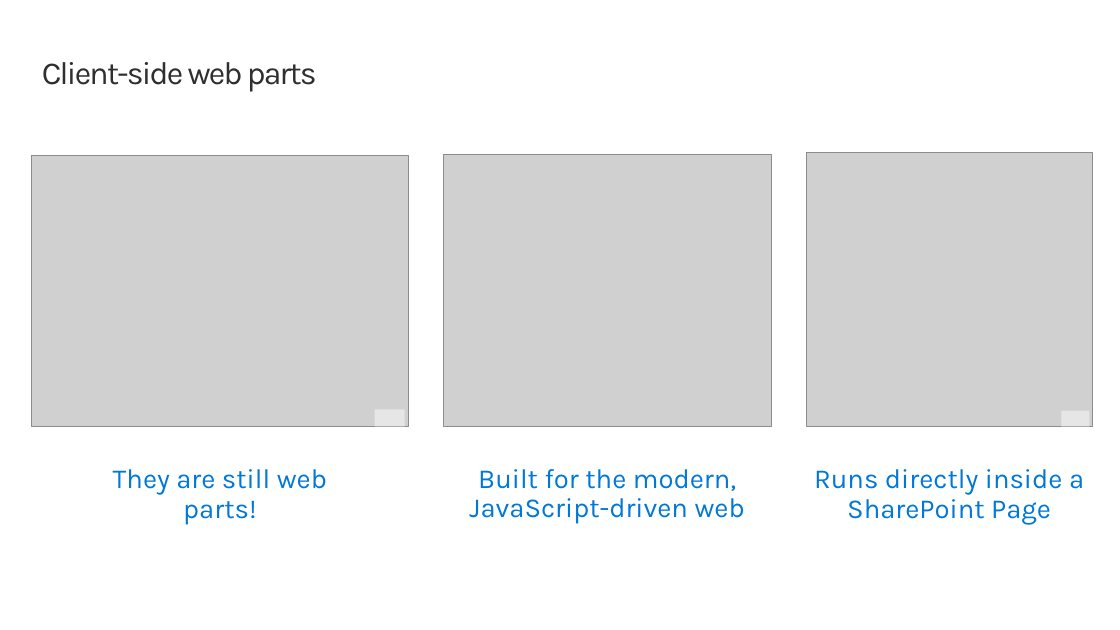
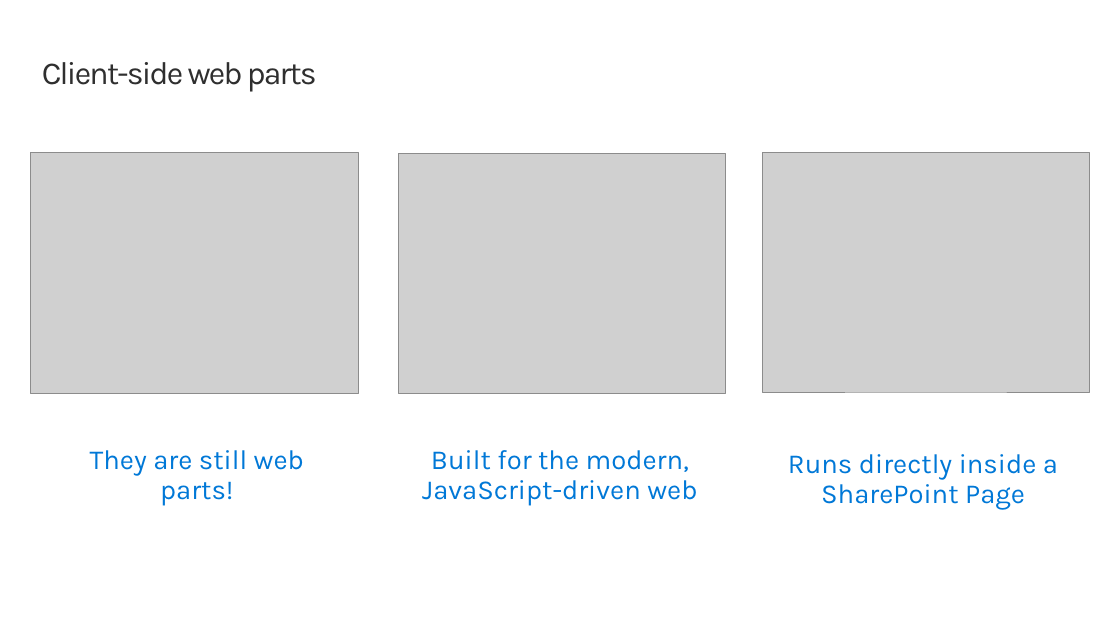
Before and after one commit to SharePoint/sp-dev-training-spfx-getting-started, a slide deck: slide 4 of 03-using.pptx. Drawn at 1120x630 pixels with LibreOffice and Linux fonts; fonts in the diff are those of the drawing; grey boxes stand for pictures; background and template pictures are left out. Boxes give left, top, right and bottom in pixels: in the first picture for what was removed or moved away, otherwise in the second. Text is boxed around its words. In the diff, an @@ line names an element or a change of style, - is before the commit and + after.

```diff
--- a/03-using.pptx
+++ b/03-using.pptx
@@ picture: place and size @@
-picture at (31,156,408,427)
+picture at (30,153,357,394)
@@ picture: place and size @@
-picture at (443,155,771,427)
+picture at (398,153,725,393)
@@ picture: place and size @@
-picture at (806,153,1092,427)
+picture at (763,152,1090,392)
@@ rectangle removed at (375,409,404,426) @@
@@ rectangle removed at (1062,411,1090,427) @@
@@ text "They are still web parts!": place and size @@
-text "They are still web parts!" at (113,469,327,525)
+text "They are still web parts!" at (90,450,304,506)
@@ text "Built for the modern, JavaScript-driven ...": place and size @@
-text "Built for the modern, JavaScript-driven ..." at (469,469,745,524)
+text "Built for the modern, JavaScript-driven ..." at (422,450,697,506)
@@ text "Runs directly inside a SharePoint ...": place and size @@
-text "Runs directly inside a SharePoint ..." at (814,469,1084,525)
+text "Runs directly inside a SharePoint ..." at (788,454,1058,510)
```
Also in this commit, not shown: 1 other slide changed, 16 other files.
